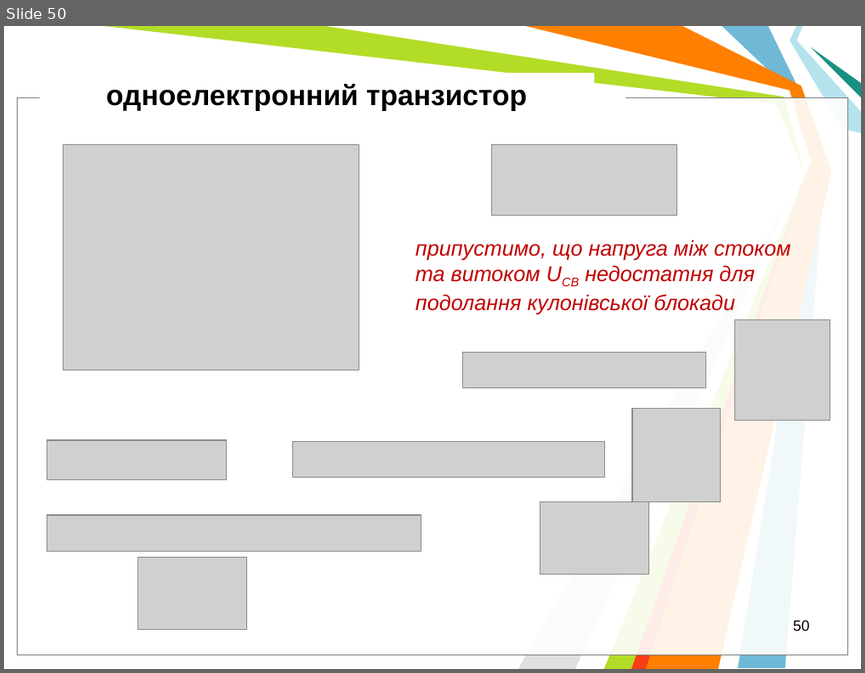
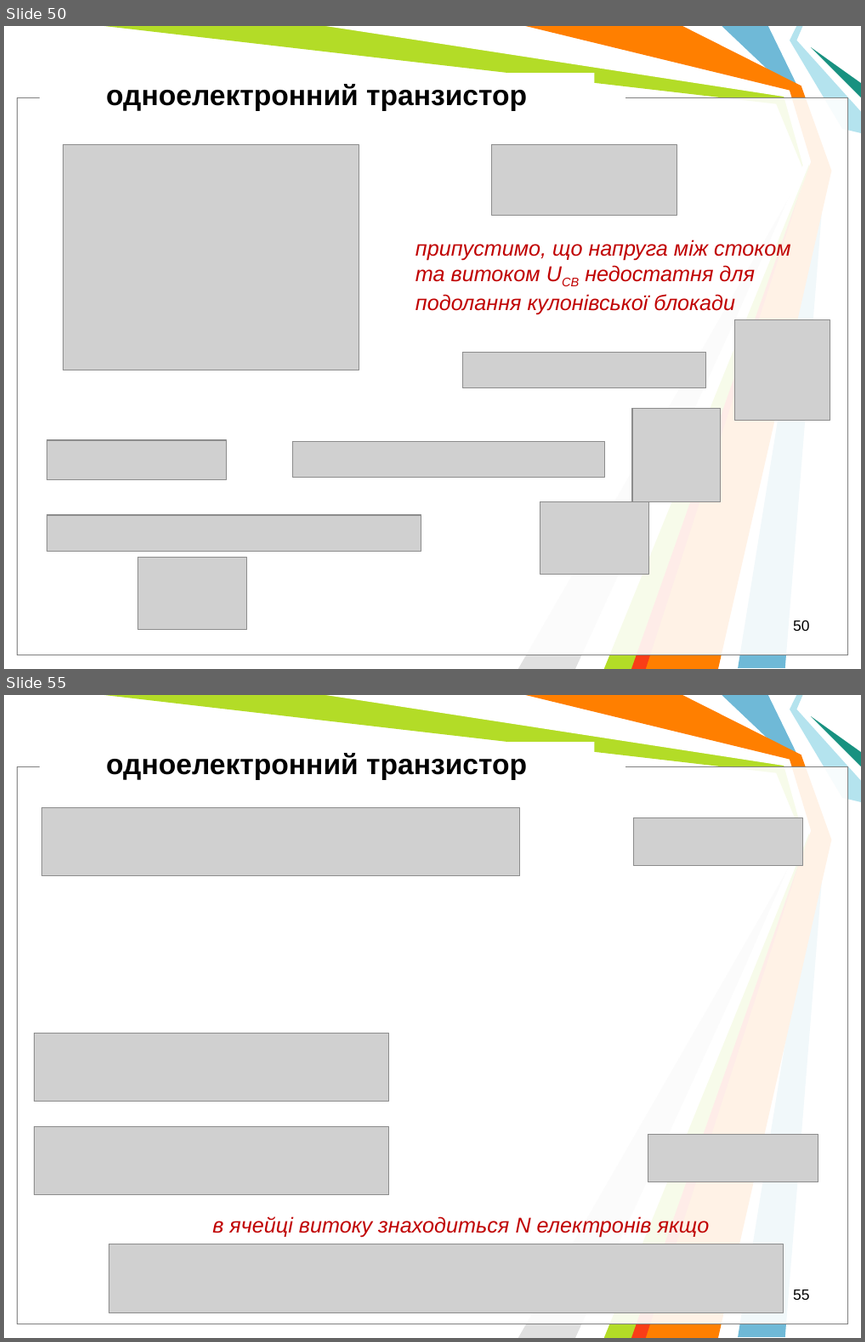
Before and after one commit to l432/NMK, a slide deck: Lecture/Nanoelectronika/Present/NanoelectronV2.ppt. Shown one above the other, each under a label of ours: slide 50 before the commit, slides 50 and 55 after it; the slides between them are not shown. The pictures are 865x673 and 865x1342 pixels, drawn with LibreOffice and Linux fonts; fonts in the diff are those of the drawing; grey boxes stand for pictures; background and template pictures are left out. Boxes give left, top, right and bottom in pixels: in the first picture for what was removed or moved away, otherwise in the second. Text is boxed around its words. In the diff, an @@ line names an element or a change of style, - is before the commit and + after.

```diff
--- a/Lecture/Nanoelectronika/Present/NanoelectronV2.ppt
+++ b/Lecture/Nanoelectronika/Present/NanoelectronV2.ppt
@@ slide 55 added at [4,695,861,1338], background #FFFFFF; not listed: 11 template elements that a slide beside it also shows @@
@@ text added at [106,753,527,780], 24 pt, text #000000, bold @@
+одноелектронний транзистор
@@ picture added at [41,807,520,876] @@
@@ picture added at [634,818,802,866] @@
@@ picture added at [34,1032,389,1101] @@
@@ picture added at [34,1126,389,1195] @@
@@ picture added at [647,1134,818,1182] @@
@@ text added at [212,1216,710,1236], 18 pt, text #C00000, italic @@
+в ячейці витоку знаходиться N електронів якщо
@@ picture added at [109,1244,783,1313] @@
@@ page number added at [793,1289,809,1299], 12.5 pt, text #000000 @@
+55
```
Also in this commit, not shown: 5 slides changed, 10 other slides added, 3 other files.
